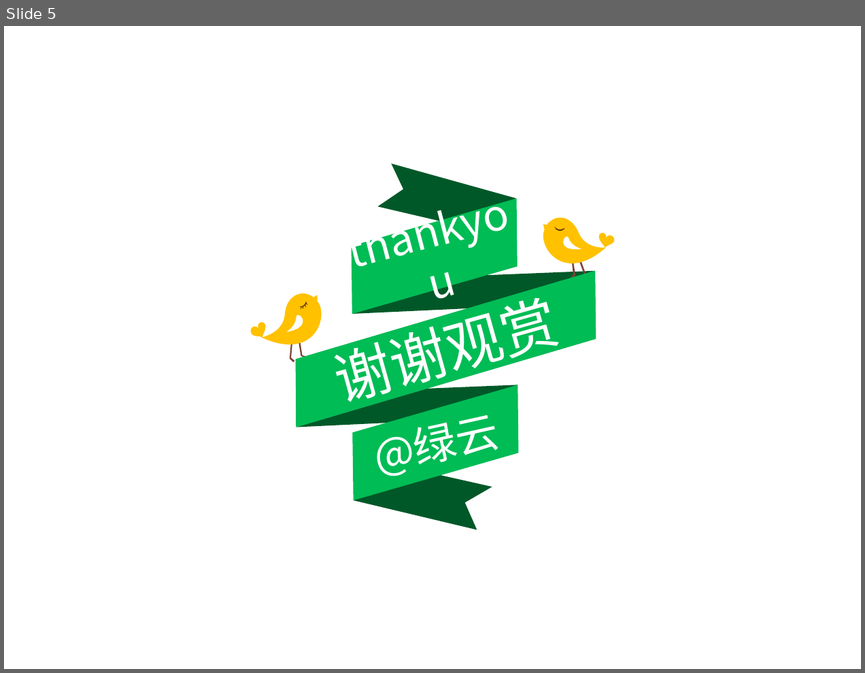
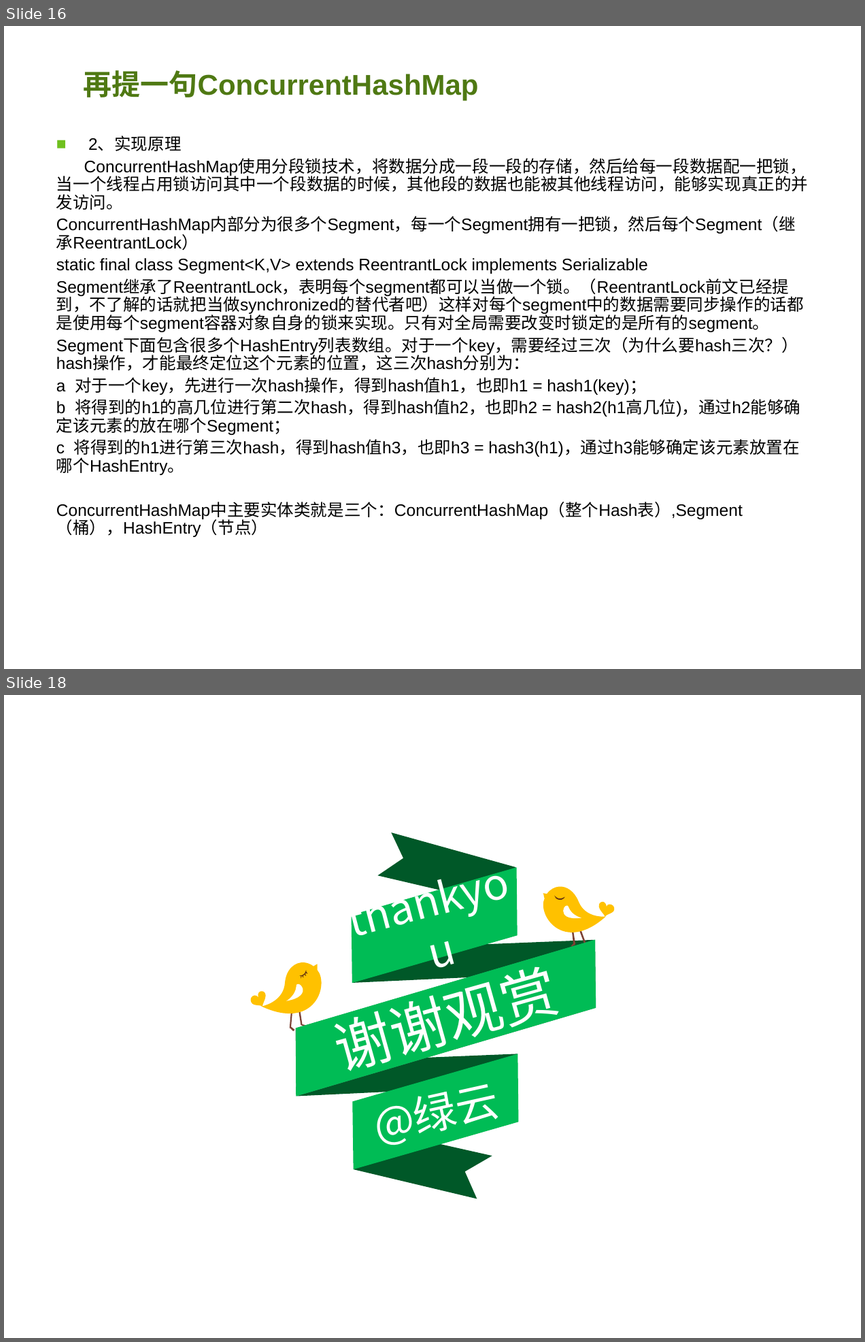
Before and after one commit to aj23pwt/AlgorithmsLearningRoad, a slide deck: 共同学习Java的锁.ppt. Shown one above the other, each under a label of ours: slide 5 before the commit, slides 16 and 18 after it; the slides between them are not shown. The pictures are 865x673 and 865x1342 pixels, drawn with LibreOffice and Linux fonts; fonts in the diff are those of the drawing; background and template pictures are left out. Boxes give left, top, right and bottom in pixels: in the first picture for what was removed or moved away, otherwise in the second. Text is boxed around its words. In the diff, an @@ line names an element or a change of style, - is before the commit and + after.

```diff
--- a/共同学习Java的锁.ppt
+++ b/共同学习Java的锁.ppt
@@ slide 16 added at [4,26,861,669], background picture (left out) @@
@@ title added at [84,70,479,101], 24 pt, text #4F7913, bold @@
+再提一句ConcurrentHashMap
@@ text added at [56,136,808,537], 14 pt, text #000000 @@
+■ 2、实现原理
+ConcurrentHashMap使用分段锁技术，将数据分成一段一段的存储，然后给每一段数据配一把锁，当一个线程占用锁访问其中一个段数据的时候，其他段的数据也能被其他线程访问，能够实现真正的并发访问。
+ConcurrentHashMap内部分为很多个Segment，每一个Segment拥有一把锁，然后每个Segment（继承ReentrantLock）
+static final class Segment<K,V> extends ReentrantLock implements Serializable
+Segment继承了ReentrantLock，表明每个segment都可以当做一个锁。（ReentrantLock前文已经提到，不了解的话就把当做synchronized的替代者吧）这样对每个segment中的数据需要同步操作的话都是使用每个segment容器对象自身的锁来实现。只有对全局需要改变时锁定的是所有的segment。
+Segment下面包含很多个HashEntry列表数组。对于一个key，需要经过三次（为什么要hash三次？）hash操作，才能最终定位这个元素的位置，这三次hash分别为：
+a 对于一个key，先进行一次hash操作，得到hash值h1，也即h1 = hash1(key)；
+b 将得到的h1的高几位进行第二次hash，得到hash值h2，也即h2 = hash2(h1高几位)，通过h2能够确定该元素的放在哪个Segment；
+c 将得到的h1进行第三次hash，得到hash值h3，也即h3 = hash3(h1)，通过h3能够确定该元素放置在哪个HashEntry。
+ConcurrentHashMap中主要实体类就是三个：ConcurrentHashMap（整个Hash表）,Segment（桶），HashEntry（节点）
@@ what was slide 5 is now slide 18 @@
```
Also in this commit, not shown: 3 slides changed, 12 other slides added, 1 other file.
